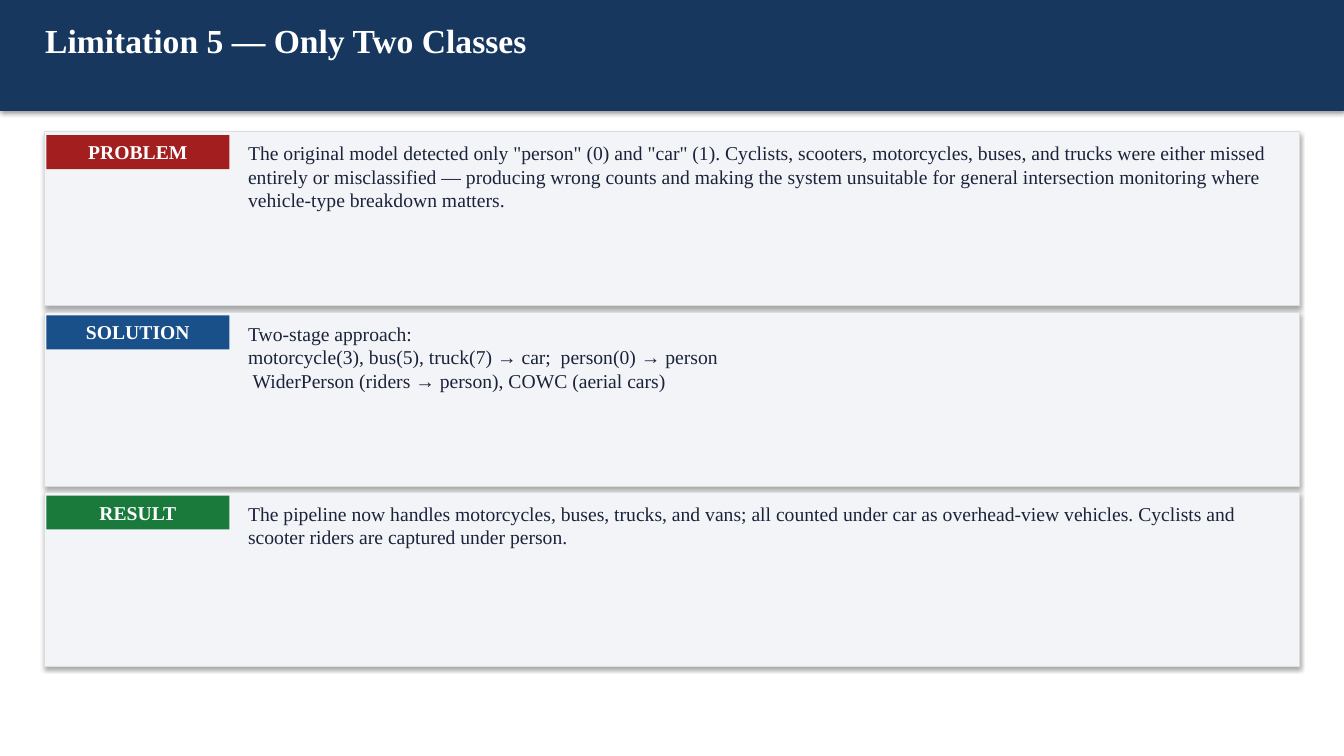
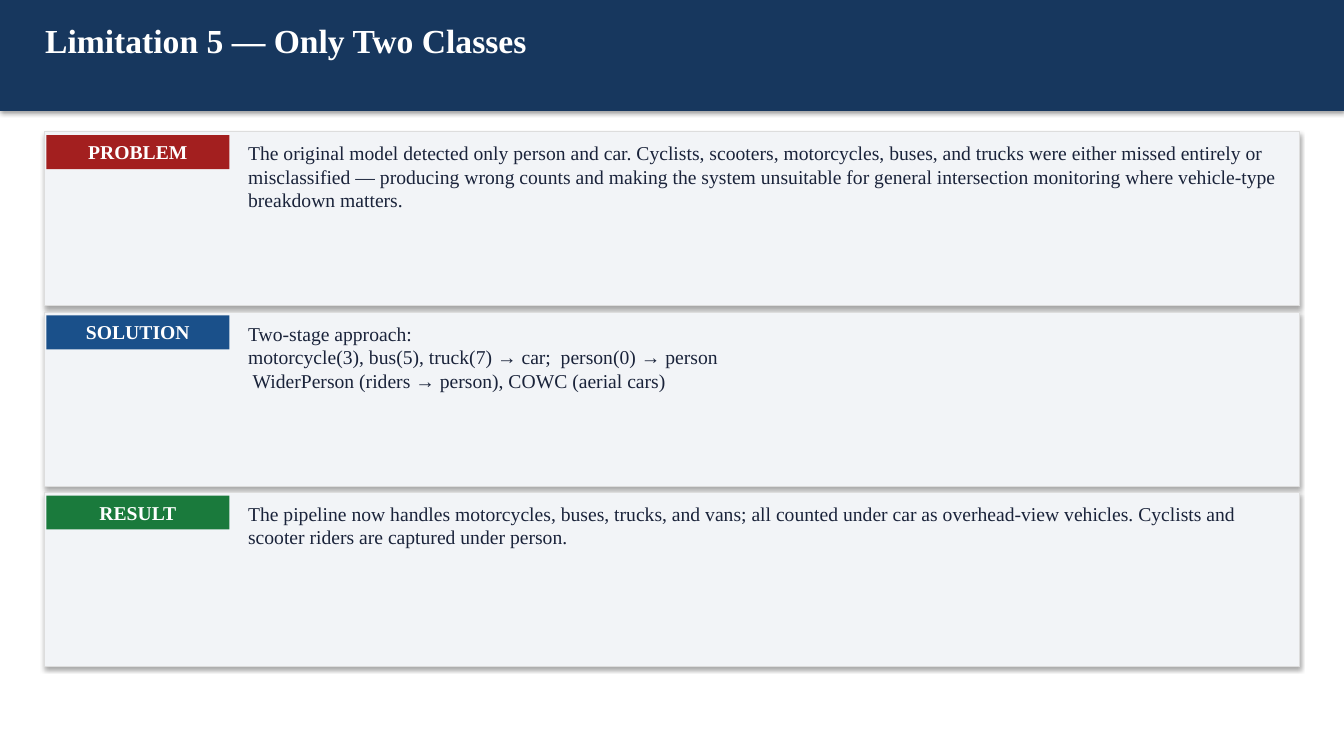
Before and after one commit to AmirHoseinTaherkhani/object-mapping, a slide deck: slide 10 of docs/slides_limitations_updated.pptx. Drawn at 1344x756 pixels with LibreOffice and Linux fonts; fonts in the diff are those of the drawing. Boxes give left, top, right and bottom in pixels: in the first picture for what was removed or moved away, otherwise in the second. Text is boxed around its words. In the diff, an @@ line names an element or a change of style, - is before the commit and + after.

```diff
--- a/docs/slides_limitations_updated.pptx
+++ b/docs/slides_limitations_updated.pptx
@@ text at (248,146,1275,208): text changed @@
-The original model detected only "person" (0) and "car" (1). Cyclists, scooters, motorcycles, buses, and trucks were either missed entirely or misclassified — producing wrong counts and making the system unsuitable for general intersection monitoring where vehicle-type breakdown matters.
+The original model detected only person and car. Cyclists, scooters, motorcycles, buses, and trucks were either missed entirely or misclassified — producing wrong counts and making the system unsuitable for general intersection monitoring where vehicle-type breakdown matters.
```
Also in this commit, not shown: 4 other slides changed, 7 slides added, 1 other file.
